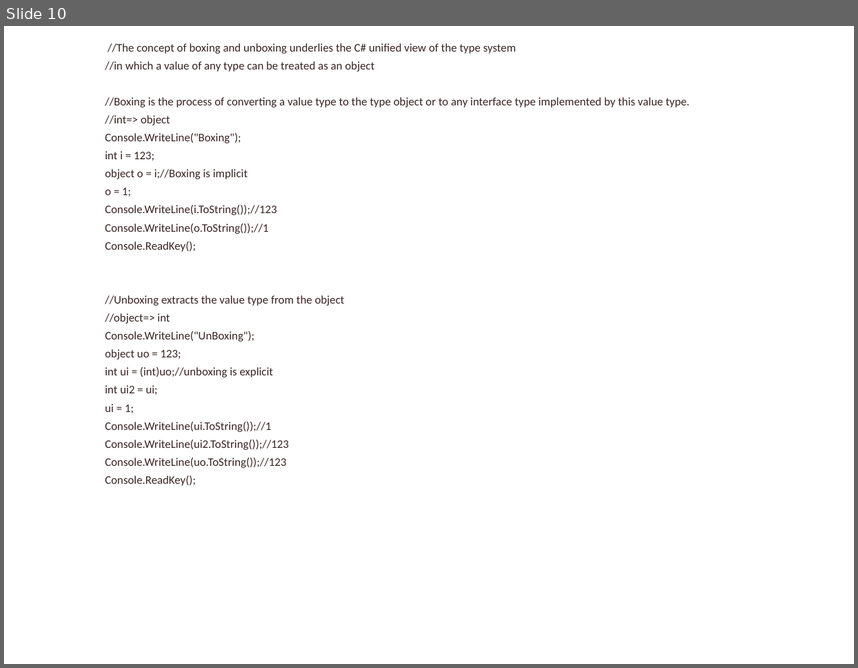
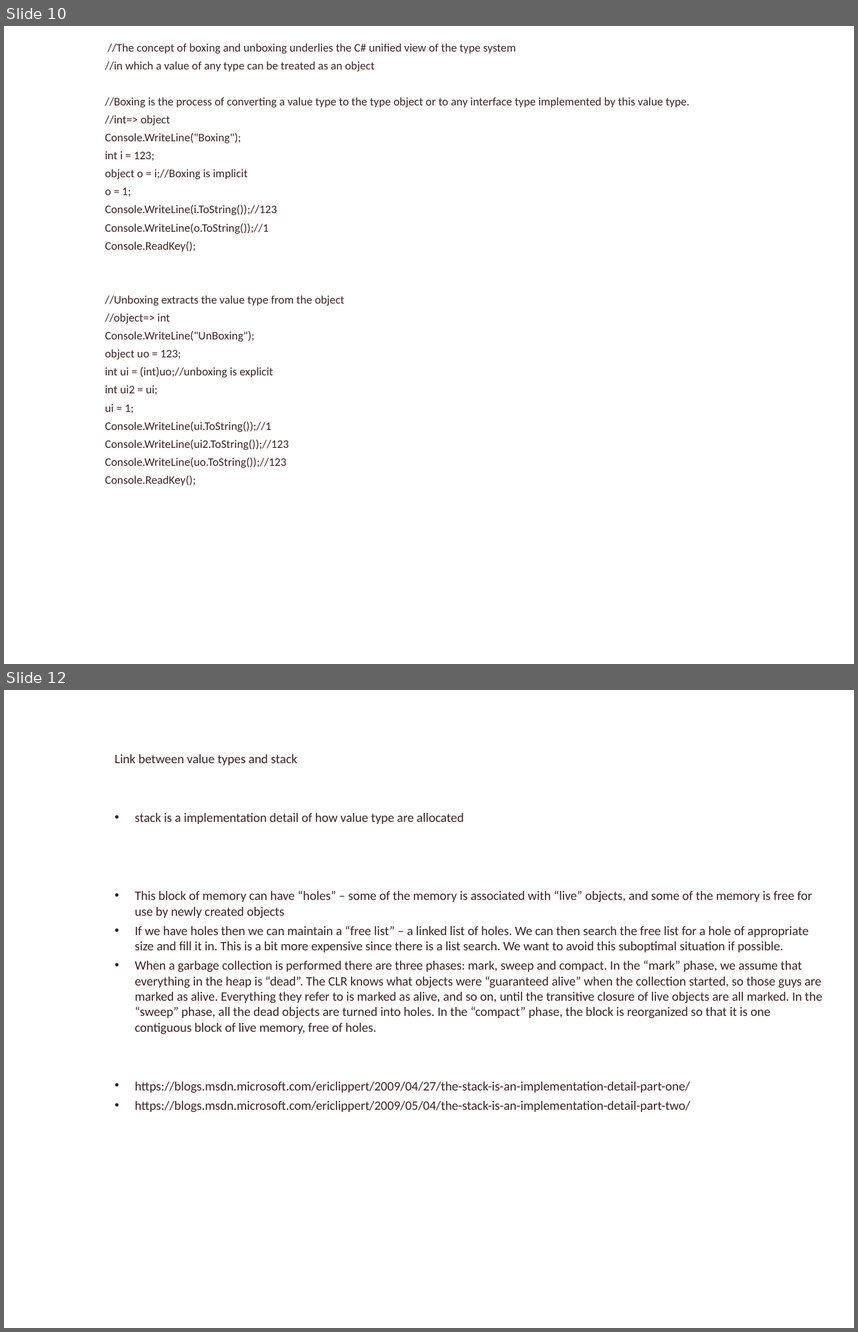
Before and after one commit to songgs/SourceCode, a slide deck: C#/ConsoleApps/Net Memory Allocation.ppt. Shown one above the other, each under a label of ours: slide 10 before the commit, slides 10 and 12 after it; the slides between them are not shown. The pictures are 858x668 and 858x1332 pixels, drawn with LibreOffice and Linux fonts; fonts in the diff are those of the drawing; background and template pictures are left out. Boxes give left, top, right and bottom in pixels: in the first picture for what was removed or moved away, otherwise in the second. Text is boxed around its words. In the diff, an @@ line names an element or a change of style, - is before the commit and + after.

```diff
--- a/C#/ConsoleApps/Net Memory Allocation.ppt
+++ b/C#/ConsoleApps/Net Memory Allocation.ppt
@@ slide 12 added at [4, 690, 854, 1328], background picture (left out) @@
@@ text added at [114, 754, 822, 1112], 10.8 pt, text #3A2222 @@
+Link between value types and stack
+• stack is a implementation detail of how value type are allocated
+• This block of memory can have “holes” – some of the memory is associated with “live” objects, and some of the memory is free for use by newly created objects
+• If we have holes then we can maintain a “free list” – a linked list of holes. We can then search the free list for a hole of appropriate size and fill it in. This is a bit more expensive since there is a list search. We want to avoid this suboptimal situation if possible.
+• When a garbage collection is performed there are three phases: mark, sweep and compact. In the “mark” phase, we assume that everything in the heap is “dead”. The CLR knows what objects were “guaranteed alive” when the collection started, so those guys are marked as alive. Everything they refer to is marked as alive, and so on, until the transitive closure of live objects are all marked. In the “sweep” phase, all the dead objects are turned into holes. In the “compact” phase, the block is reorganized so that it is one contiguous block of live memory, free of holes.
+• https://blogs.msdn.microsoft.com/ericlippert/2009/04/27/the-stack-is-an-implementation-detail-part-one/
+• https://blogs.msdn.microsoft.com/ericlippert/2009/05/04/the-stack-is-an-implementation-detail-part-two/
```
Also in this commit, not shown: 1 other slide added, 13 other files.
